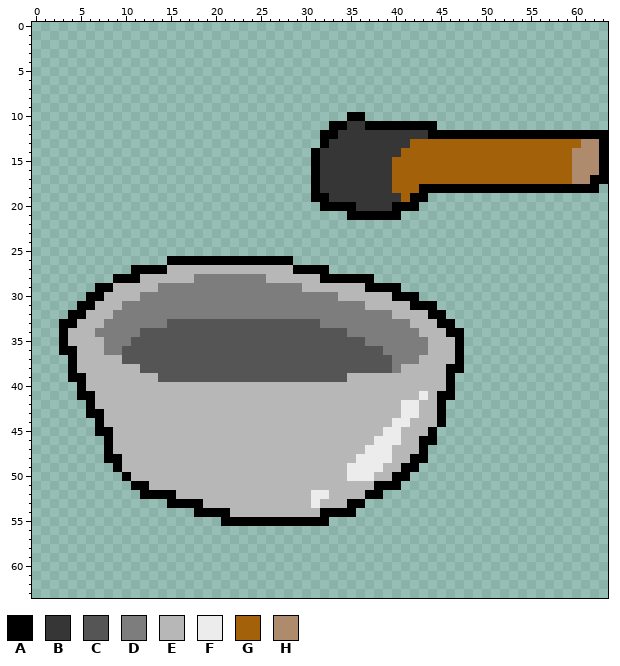
File history of a pixel-art sprite, sprites/spr_bowl_icon/d802ff8f-4c56-4874-9aa9-59ce16c80c9b.png. Above: the version before the commit.
The file is 64x64 pixels. Colours within 5 levels of each other are drawn and written as one.
Palette (. is transparent): A #000000  B #363636  C #555555  D #7d7d7d  E #b7b7b7  F #ececec  G #a3620a  H #af8b6e
Pixels before (only the part around the change), first column x 0:
 2 .......................................
 3 .......................................
 4 .......................................
 5 .......................................
 6 .......................................
 7 .......................................
 8 .......................................
 9 .......................................
10 ...................................AA..
11 .................................AABBAA
12 ................................AABBBBB
13 ................................ABBBBBB
14 ...............................ABBBBBBB
15 ...............................ABBBBBBB
16 ...............................ABBBBBBB
17 ...............................ABBBBBBB
18 ...............................ABBBBBBB
19 ...............................AABBBBBB
20 ................................AAAABBB
21 ...................................AAAA
22 .......................................
23 .......................................
24 .......................................
25 .......................................
26 ...............AAAAAAAAAAAAAA..........
27 ...........AAAAEEEEEEEEEEEEEEAAAA......
28 .........AAAEEEEEEDDDDDDDDEEEEEEAAAAAA.
29 .......AAEEEEEDDDDDDDDDDDDDDDDEEEEEEEAA
30 ......AAEEEEDDDDDDDDDDDDDDDDDDDDDDEEEEE
31 .....AAEEEDDDDDDDDDDDDDDDDDDDDDDDDDDDEE
32 ....AAEEEDDDDDDDDDDDDDDDDDDDDDDDDDDDDDD
33 ...AAEEEDDDDDDDCCCCCCCCCCCCCCCCCDDDDDDD
34 ...AEEEDDDDDCCCCCCCCCCCCCCCCCCCCCCCDDDD
35 ...AEEEEDDDCCCCCCCCCCCCCCCCCCCCCCCCCCDD
36 ...AAEEEDDCCCCCCCCCCCCCCCCCCCCCCCCCCCCC
37 ....AEEEEECCCCCCCCCCCCCCCCCCCCCCCCCCCCC
38 ....AEEEEEEECCCCCCCCCCCCCCCCCCCCCCCCCCC
The same view after the edit:
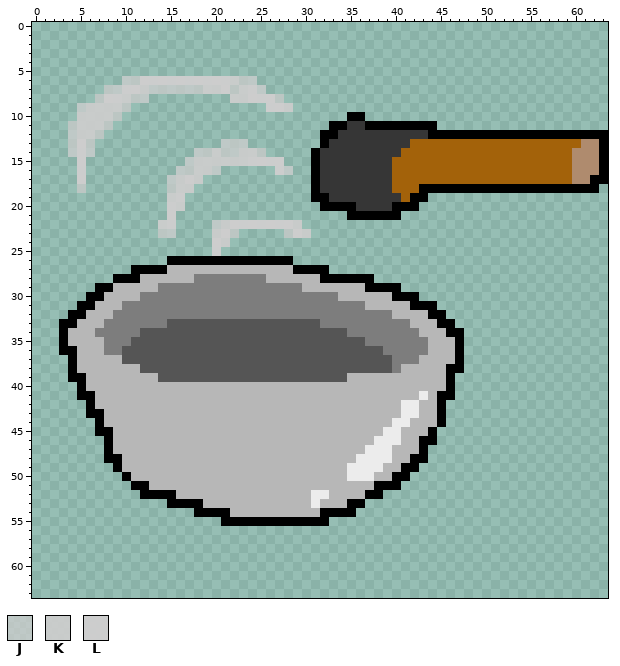
Colours new in this view: J #cdcdcdbd  K #cdcdcded  L #cdcdcdfd
What changed:
Colour J now appears in row 6 at x 10 to 11 and 23 to 24; in row 7 at x 8 to 9, 13 to 18, 22 and 25; in row 8 at x 7, 11 to 12 and 27; in row 9 at x 5 and 10; in row 10 at x 9; in row 11 at x 4 and 8.
Colour J now appears in row 12 at x 4 and 7; in row 13 at x 4, 6 and 21 to 23; in row 14 at x 4, 6, 18 to 19, 21 to 22 and 25; in row 15 at x 17; in row 16 at x 16 to 17, 20 and 28; in row 17 at x 15.
Colour J now appears in row 18 at x 5 and 15; in row 22 at x 20; in row 23 at x 14 to 15, 22 and 28.
Colour K now appears in row 6 at x 22; in row 7 at x 12, 19 to 20 and 23; in row 8 at x 10 and 22 to 23; in row 9 at x 6 to 9 and 28; in row 10 at x 5 to 8; in row 11 at x 5 to 7.
Colour K now appears in row 12 at x 5 to 6; in row 14 at x 20 and 23 to 24; in row 15 at x 18 to 23; in row 16 at x 18 to 19; in row 17 at x 16 and 18; in row 18 at x 16 to 17.
Colour K now appears in row 19 at x 15; in row 20 at x 16; in row 22 at x 14, 21 and 29; in row 23 at x 20 and 30; in row 24 at x 21.
Colour L now appears in row 6 at x 12 to 21; in row 7 at x 10 to 11, 21 and 24; in row 8 at x 8 to 9 and 24 to 26; in row 9 at x 26 to 27; in rows 13 to 14 at x 5; in row 15 at x 5 and 24 to 27.
Colour L now appears in row 16 at x 5 and 27; in row 17 at x 5 and 17; in row 19 at x 16; in rows 20 to 21 at x 15; in row 22 at x 15 and 22 to 28; in row 23 at x 21 and 29.
Colour L now appears in rows 24 to 25 at x 20.
Boxes around the changes in both pictures, in picture pixels (x1, y1, x2, y2):
added: (68, 76, 311, 256)
